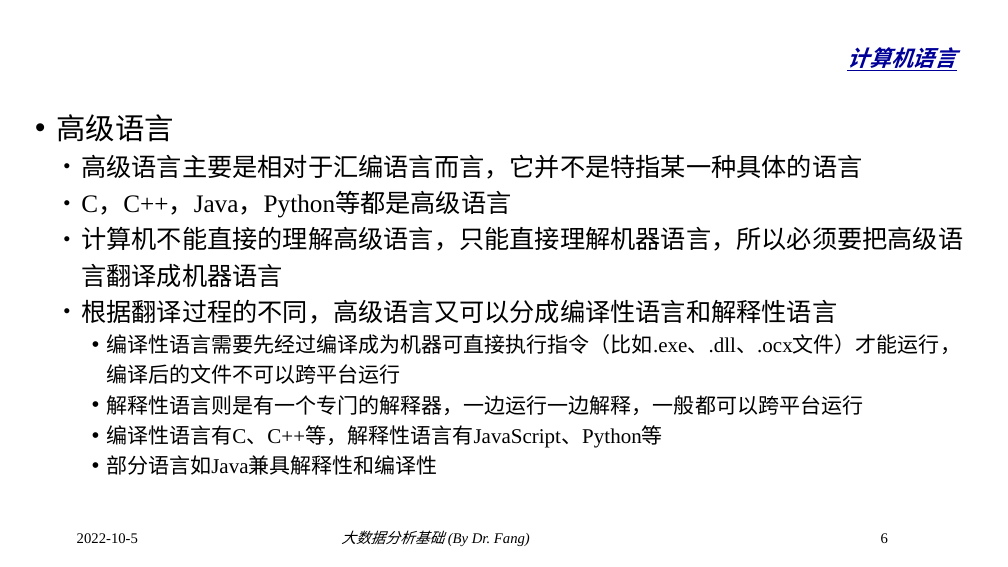
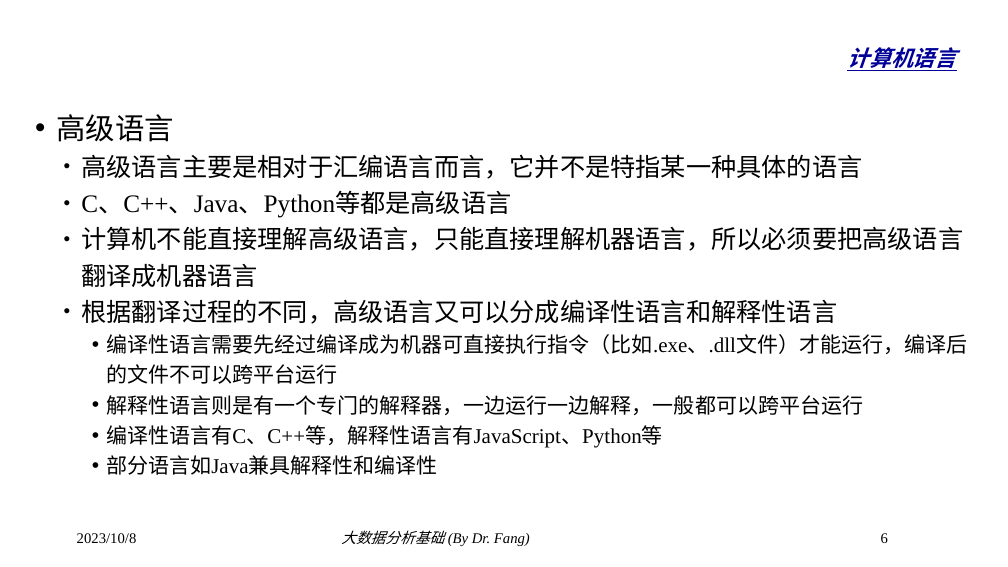
Before and after one commit to dr-fang/BDA, a slide deck: slide 6 of slides/2_PythonBasic.pptx. Drawn at 1008x567 pixels with LibreOffice and Linux fonts; fonts in the diff are those of the drawing; background and template pictures are left out. Boxes give left, top, right and bottom in pixels: in the first picture for what was removed or moved away, otherwise in the second. Text is boxed around its words. In the diff, an @@ line names an element or a change of style, - is before the commit and + after.

```diff
--- a/slides/2_PythonBasic.pptx
+++ b/slides/2_PythonBasic.pptx
@@ text at (81, 192, 963, 287): text changed @@
-  • C，C++，Java，Python等都是高级语言
-  • 计算机不能直接的理解高级语言，只能直接理解机器语言，所以必须要把高级语言翻译成机器语言
+  • C、C++、Java、Python等都是高级语言
+  • 计算机不能直接理解高级语言，只能直接理解机器语言，所以必须要把高级语言翻译成机器语言
@@ text at (106, 334, 967, 384): text changed @@
-    • 编译性语言需要先经过编译成为机器可直接执行指令（比如.exe、.dll、.ocx文件）才能运行，编译后的文件不可以跨平台运行
+    • 编译性语言需要先经过编译成为机器可直接执行指令（比如.exe、.dll文件）才能运行，编译后的文件不可以跨平台运行
@@ text at (77, 533, 137, 543): text changed @@
-2022-10-5
+2023/10/8
```
Also in this commit, not shown: 37 other slides changed, 6 slides added, 6 slides removed.
